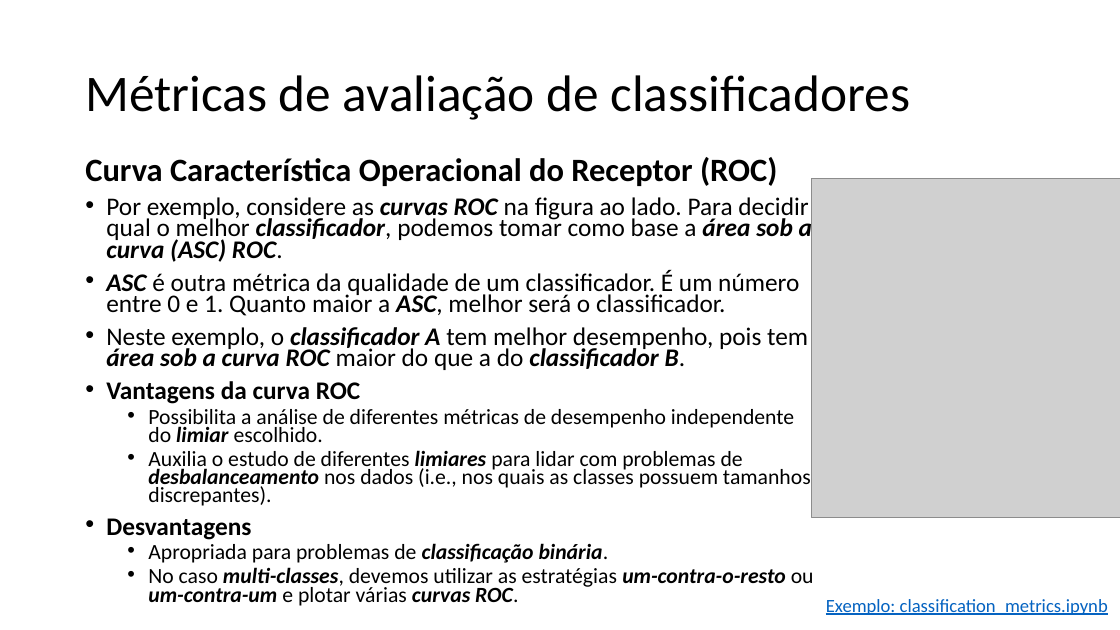
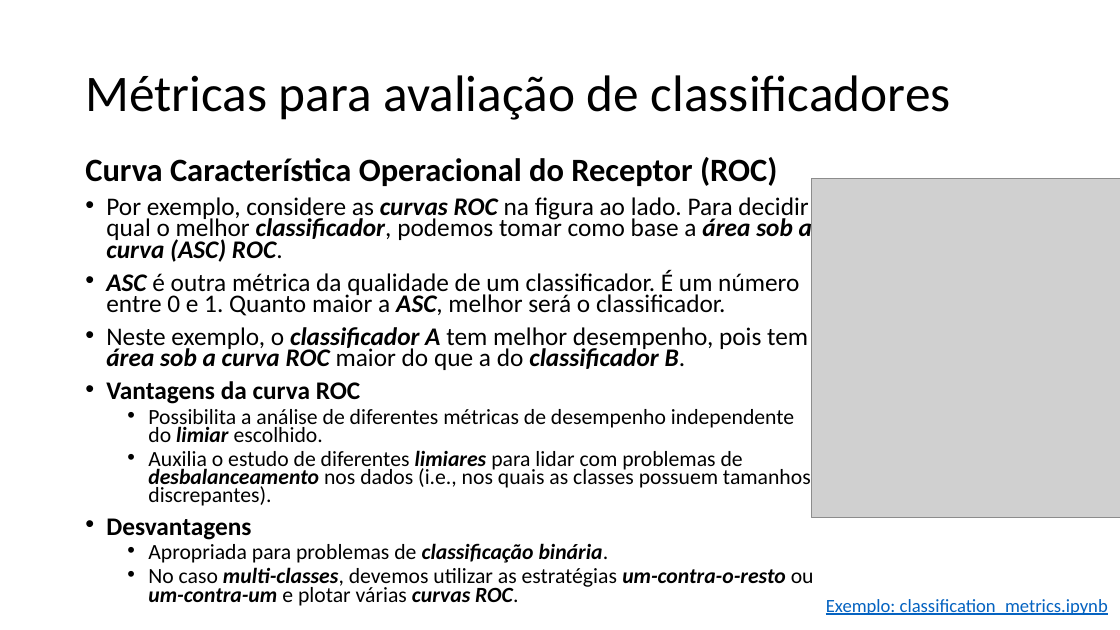
Before and after one commit to zz4fap/t320_aprendizado_de_maquina, a slide deck: slide 15 of slides/T320_Classificação (Parte V).pptx. Drawn at 1120x630 pixels with LibreOffice and Linux fonts; fonts in the diff are those of the drawing; grey boxes stand for pictures. Boxes give left, top, right and bottom in pixels: in the first picture for what was removed or moved away, otherwise in the second. Text is boxed around its words. In the diff, an @@ line names an element or a change of style, - is before the commit and + after.

```diff
--- a/slides/T320_Classificação (Parte V).pptx
+++ b/slides/T320_Classificação (Parte V).pptx
@@ title at (x1=85, y1=75, x2=951, y2=120): text changed @@
-Métricas de avaliação de classificadores
+Métricas para avaliação de classificadores
```
Also in this commit, not shown: 9 other slides changed, 3 other files.
